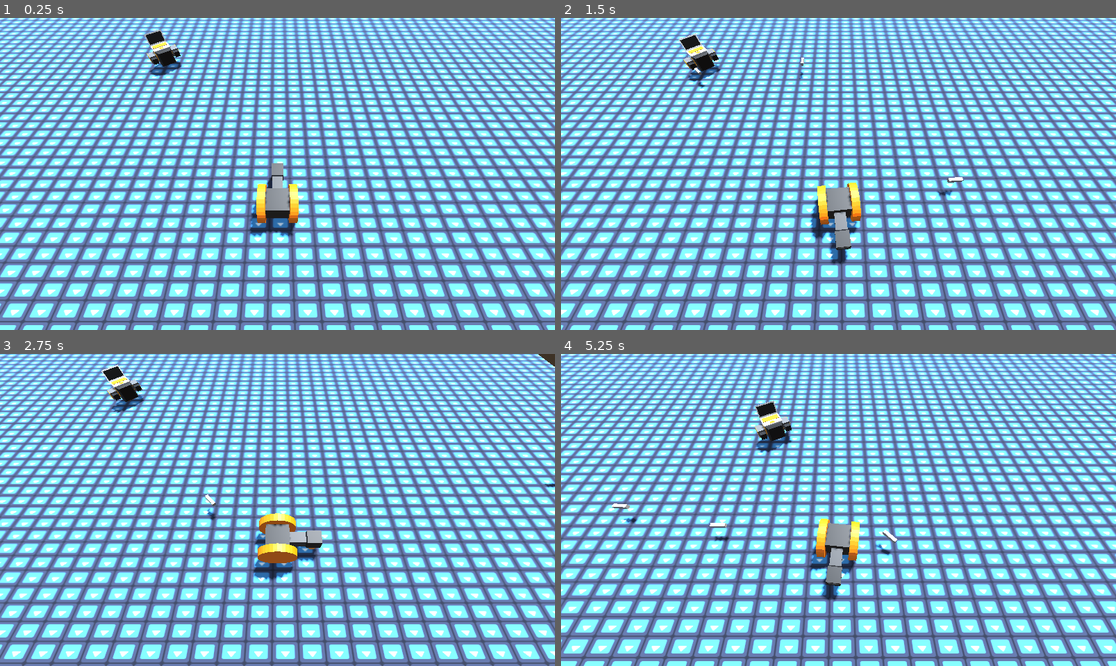
Above: before the commit, frames 1-4 (two rows, left to right).
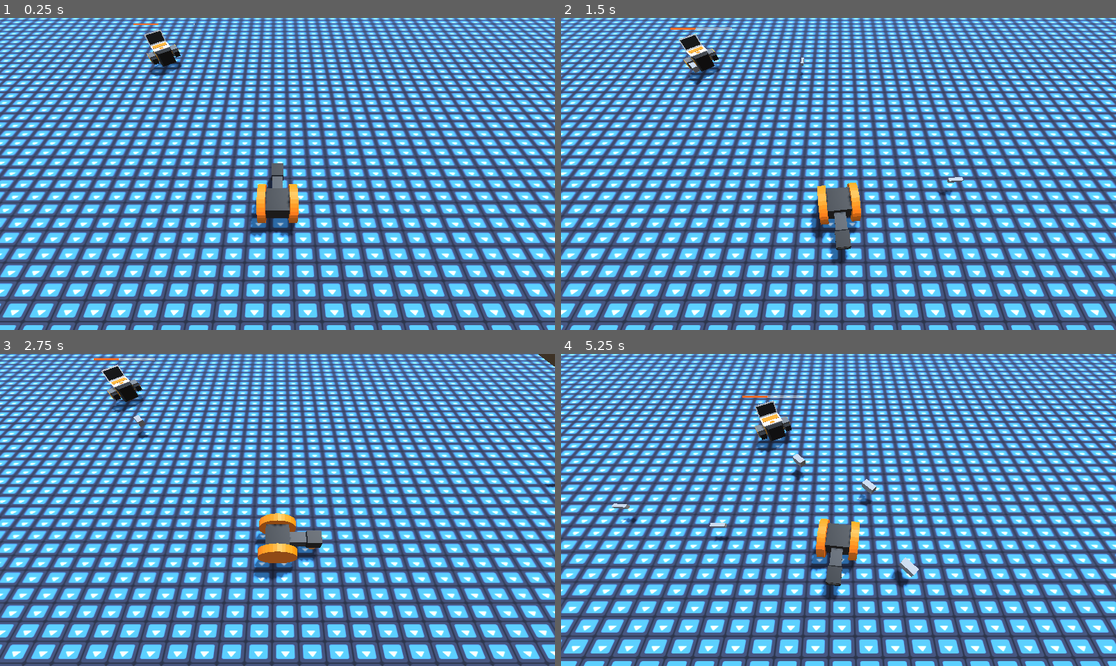
Above: after the commit, the same moments.

Repository: Username4D/Frameclash
Game: Godot game, scene res://scenes/arena_scene.tscn
Two runs of this game, one before a commit and one after it. Both use one fixed random seed, a clock stepped at 60 frames per second and the inputs below. The project has no main scene, so this scene is started directly. The engine's default icon, where the game draws it, is replaced by a stand-in: a white triangle on a blue panel in a dark square.
Inputs:
- Up to frame 1 (0.25 s): no input
- Up to frame 2 (1.5 s): tap Enter (ui_accept) at 0.5, 0.77 s; hold Right (ui_right) 0.53-1.28 s; hold Down (ui_down) from 1.28 s (still down)
- Up to frame 3 (2.75 s): tap Enter (ui_accept) at 1.52 s; release Down (ui_down) at 2.03 s; hold Right (ui_right) from 2.03 s (still down)
- Up to frame 4 (5.25 s): release Right (ui_right) at 2.78 s; hold Up (ui_up) 2.78-3.53 s; tap Enter (ui_accept) at 3.02, 3.77, 4.52 s; hold Left (ui_left) 3.53-5.03 s; hold Down (ui_down) from 5.03 s (still down)

The runs differ from the first frame. In frame 1, 96% of the frame differs, in the area x 0-100%, y 0-100%; in frame 2, 96%; in frame 3, 96%; in frame 4, 96%.

Commit message:
added healthbar to enemys for later use

Diff:
--- a/scenes/arena_scene.tscn
+++ b/scenes/arena_scene.tscn
@@ -38,6 +38,7 @@
 
 [node name="DirectionalLight3D" type="DirectionalLight3D" parent="."]
 transform = Transform3D(-0.8660254, -0.43301278, 0.25, 0, 0.49999997, 0.86602545, -0.50000006, 0.75, -0.43301266, 0, 0, 0)
+light_energy = 0.34
 shadow_enabled = true
 
 [node name="player" parent="." instance=ExtResource("1_f05c1")]
--- a/scenes/bullet.gd
+++ b/scenes/bullet.gd
@@ -1,6 +1,7 @@
 extends Area3D
 
 @export var enemy = false
+@export var speed = 0.1
 
 func _physics_process(delta: float) -> void:
-	self.position += Vector3(0.0,0.0,0.1).rotated(Vector3(0,1,0),self.rotation.y)
+	self.position += Vector3(0.0,0.0,speed).rotated(Vector3(0,1,0),self.rotation.y)
--- a/scenes/enemy.tscn
+++ b/scenes/enemy.tscn
@@ -1,8 +1,28 @@
-[gd_scene load_steps=3 format=3 uid="uid://bm0lcqjq0augx"]
+[gd_scene load_steps=5 format=3 uid="uid://bm0lcqjq0augx"]
 
 [ext_resource type="Script" uid="uid://bjrfttjtgja7r" path="res://scripts/enemy.gd" id="1_7p1mj"]
 
 [sub_resource type="BoxShape3D" id="BoxShape3D_8tegq"]
+
+[sub_resource type="StyleBoxFlat" id="StyleBoxFlat_7p1mj"]
+bg_color = Color(1, 1, 1, 0)
+border_width_left = 1
+border_width_top = 1
+border_width_right = 1
+border_width_bottom = 1
+corner_radius_top_left = 4
+corner_radius_top_right = 4
+corner_radius_bottom_right = 4
+corner_radius_bottom_left = 4
+anti_aliasing = false
+
+[sub_resource type="StyleBoxFlat" id="StyleBoxFlat_md0e3"]
+bg_color = Color(0.94387364, 0.42149097, 0.15005064, 1)
+corner_radius_top_left = 4
+corner_radius_top_right = 4
+corner_radius_bottom_right = 4
+corner_radius_bottom_left = 4
+anti_aliasing = false
 
 [node name="enemy" type="CharacterBody3D"]
 
@@ -14,3 +34,12 @@
 
 [node name="Mesh" type="Node3D" parent="."]
 transform = Transform3D(-2.1855694e-08, 0, 0.5, 0, 0.5, 0, -0.5, 0, -2.1855694e-08, 0, 0, 0)
+
+[node name="Label" type="ProgressBar" parent="."]
+offset_left = -64.0
+offset_right = 64.0
+offset_bottom = 4.0
+theme_override_styles/background = SubResource("StyleBoxFlat_7p1mj")
+theme_override_styles/fill = SubResource("StyleBoxFlat_md0e3")
+value = 41.35
+show_percentage = false
--- a/scenes/roller_bullet.tscn
+++ b/scenes/roller_bullet.tscn
@@ -10,6 +10,7 @@
 
 [node name="bullet" type="Area3D"]
 script = ExtResource("1_myi65")
+speed = 0.025
 
 [node name="CollisionShape3D" type="CollisionShape3D" parent="."]
 shape = SubResource("BoxShape3D_myi65")
--- a/scripts/enemy.gd
+++ b/scripts/enemy.gd
@@ -25,6 +25,8 @@
 		self.set_velocity(new_velocity)
 	else:
 		_on_velocity_computed(new_velocity)
+	var own_pos = get_viewport().get_camera_3d().unproject_position(self.get_parent().position)
+	self.get_parent().get_node("Label").position = own_pos - Vector2(64,64)
 
 func _on_velocity_computed(safe_velocity: Vector3):
 	self.get_parent().velocity = safe_velocity
--- a/scripts/roller.gd
+++ b/scripts/roller.gd
@@ -1,14 +1,16 @@
 extends CharacterBody3D
 
-var bullet = preload("res://scenes/bullet.tscn")
+var bullet = preload("res://scenes/roller_bullet.tscn")
 
 func shoot():
 	var shot_l = bullet.instantiate()
 	shot_l.transform = $Mesh/shoot_1.global_transform
+	shot_l.speed = 0.04
 	self.get_parent().get_parent().add_child(shot_l)
 	await get_tree().create_timer(1.4).timeout
 	var shot_r = bullet.instantiate()
 	shot_r.transform = $Mesh/shoot_2.global_transform
+	shot_r.speed = 0.04
 	self.get_parent().get_parent().add_child(shot_r)
 	await get_tree().create_timer(1.4).timeout.connect(shoot)
 
